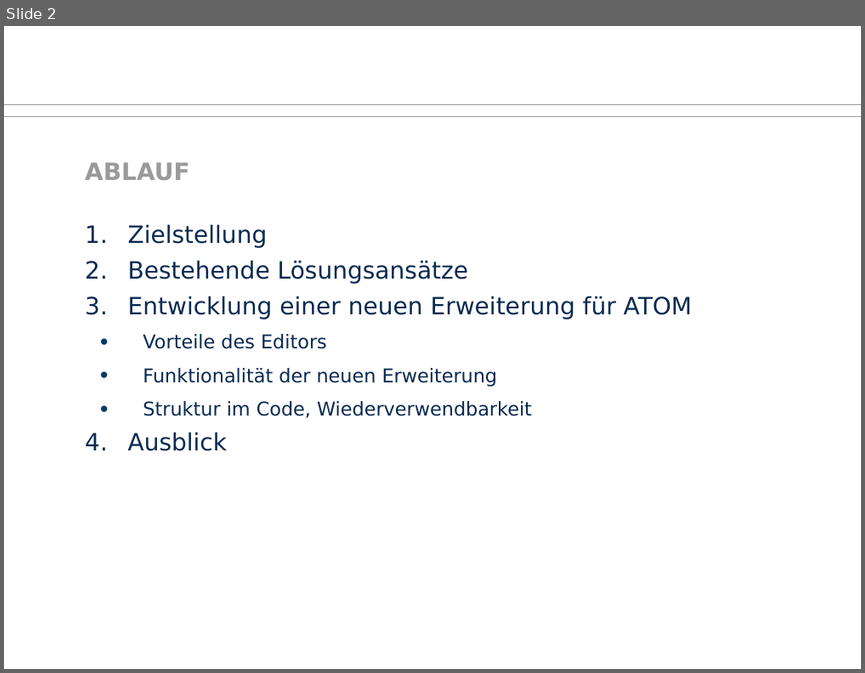
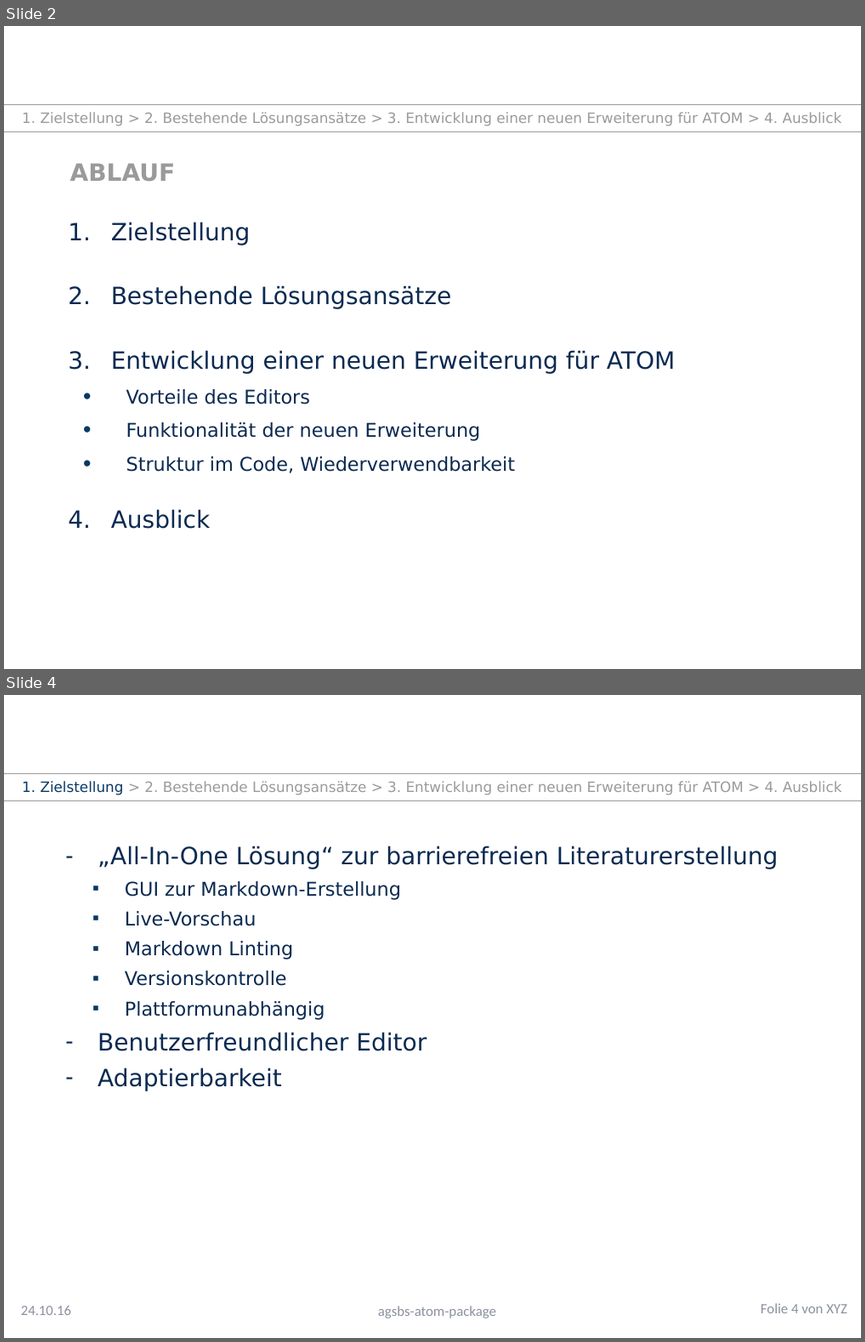
Before and after one commit to TUD-INF-IAI-MCI/agsbs_atom_package, a slide deck: presentation.pptx. Shown one above the other, each under a label of ours: slide 2 before the commit, slides 2 and 4 after it; the slides between them are not shown. The pictures are 865x673 and 865x1342 pixels, drawn with LibreOffice and Linux fonts; fonts in the diff are those of the drawing; background and template pictures are left out. Boxes give left, top, right and bottom in pixels: in the first picture for what was removed or moved away, otherwise in the second. Text is boxed around its words. In the diff, an @@ line names an element or a change of style, - is before the commit and + after.

```diff
--- a/presentation.pptx
+++ b/presentation.pptx
@@ slide 4 added at [4,695,861,1338], background #FFFFFF; not listed: 2 template elements that a slide beside it also shows @@
@@ text added at [22,781,842,795], 12 pt, text #9A9A9A @@
+1. Zielstellung > 2. Bestehende Lösungsansätze > 3. Entwicklung einer neuen Erweiterung für ATOM > 4. Ausblick
@@ text added at [98,845,778,1091], 20 pt, text #0B2A51 @@
+– „All-In-One Lösung“ zur barrierefreien Literaturerstellung
+      ▪ GUI zur Markdown-Erstellung
+      ▪ Live-Vorschau
+      ▪ Markdown Linting
+      ▪ Versionskontrolle
+      ▪ Plattformunabhängig
+– Benutzerfreundlicher Editor
+– Adaptierbarkeit
@@ text added at [21,1305,71,1315], 12 pt, text #8C919F @@
+24.10.16
@@ text added at [378,1305,496,1318], 12 pt, text #8C919F @@
+agsbs-atom-package
@@ text added at [760,1303,847,1313], 12 pt, text #8C919F @@
+Folie 4 von XYZ
@@ slide 2 changed as well @@
@@ text added at [22,112,842,126], 12 pt, text #9A9A9A @@
+1. Zielstellung > 2. Bestehende Lösungsansätze > 3. Entwicklung einer neuen Erweiterung für ATOM > 4. Ausblick
@@ line moved from (4, 117) - (861, 117) to (4, 131) - (861, 131) @@
@@ text "ABLAUF": place and size @@
-text "ABLAUF" at [85,162,190,180]
+text "ABLAUF" at [70,163,176,181]
@@ text "Zielstellung" rewrapped from [128,224,692,451] to [111,222,675,528] @@
```
Also in this commit, not shown: 1 other slide changed, 3 other slides added.
